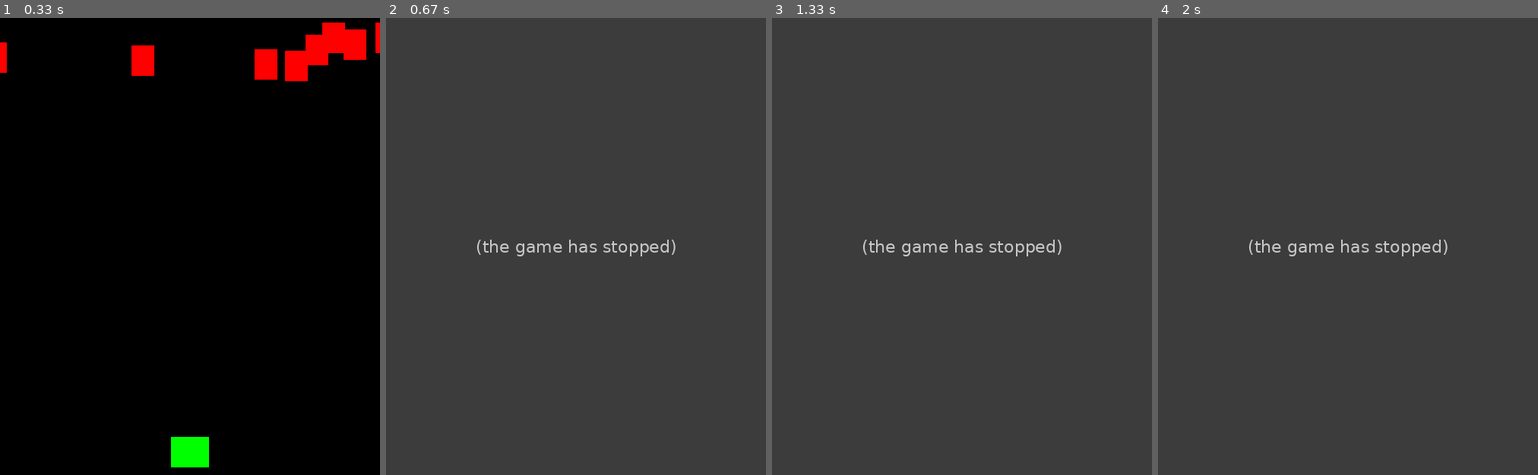
Above: before the commit, frames 1-4 (left to right).
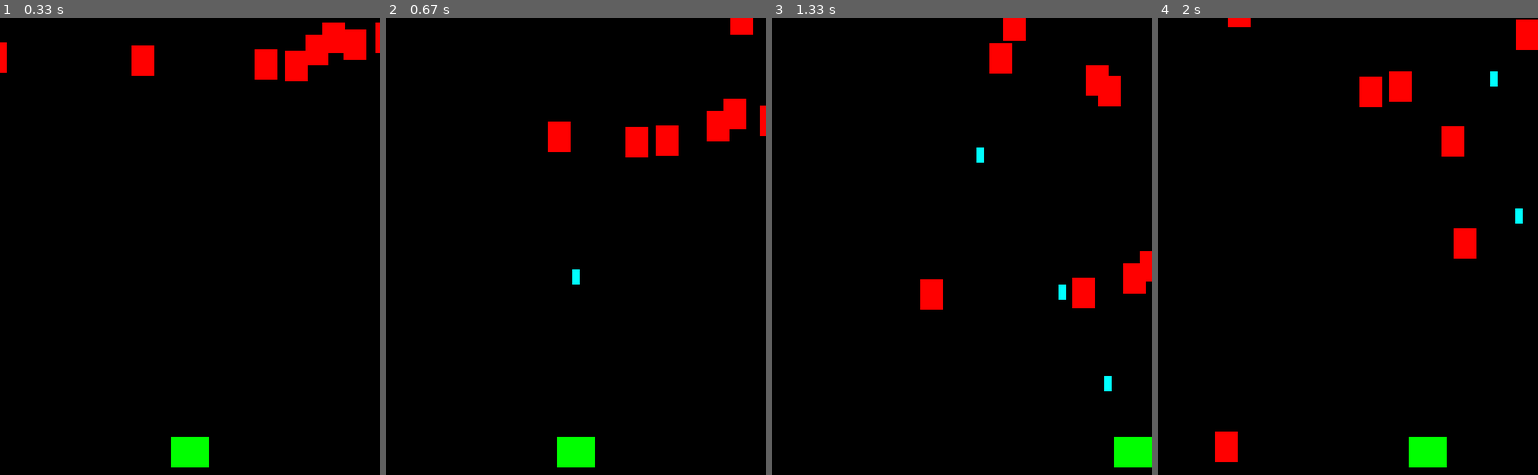
Above: after the commit, the same moments.

Repository: Liuian/MyFirstPygame
Game: pygame game, started from main.py
The game is run twice, just before and just after one commit, with the same random seed, the same clock (stepped at 60 frames per second) and the same inputs.
Inputs:
- Up to frame 1 (0.33 s): no input
- Up to frame 2 (0.67 s): tap Space at 0.33 s
- Up to frame 3 (1.33 s): hold Right 0.67-1.13 s; tap Space at 0.73, 1.03, 1.23 s; hold Right from 1.17 s (still down)
- Up to frame 4 (2 s): tap Space at 1.53, 1.73 s; release Right at 1.63 s; hold Left from 1.67 s (still down)

Frame 1 is identical in both runs. In frame 2, 100% of the frame differs, in the area x 0-100%, y 0-100%; in frame 3, 100%; in frame 4, 100%.
Error before the commit: NameError: name 'player' is not defined (main.py line 95); the game stopped at 0.33 s (later frames are placeholders)

Commit message:
finished on the whole

Diff:
--- a/main.py
+++ b/main.py
@@ -1,16 +1,19 @@
 #sprite(精靈)
 import pygame
 import random
+import os
 
 FPS = 60    #constant variable used to be all capital
 WIDTH = 500
 HEIGHT = 600
 
 #初始化 ＆ 創建視窗
-pygame.init()
+pygame.init()   #載入圖片之前要初始化
 screen = pygame.display.set_mode((WIDTH, HEIGHT))
 pygame.display.set_caption("MyFirstPygame") #change display screen's title
 clock = pygame.time.Clock()
+
+#import image 要統一路徑寫法 使用os模組
 
 class Player(pygame.sprite.Sprite):
     def __init__(self):
@@ -24,7 +27,6 @@
         #self.rect.x = 200                       #最左上為的點 x = 200
         #self.rect.y = 200
         #self.rect.center = (WIDTH / 2, HEIGHT - 10) #點設在圖片中間
-
     def update(self):
         key_pressed = pygame.key.get_pressed()  #回傳按鍵有沒有被按的布林值
         if key_pressed[pygame.K_RIGHT]:         #如果右鍵有被按 K_a a鍵
@@ -34,12 +36,12 @@
 
         if self.rect.right > WIDTH:
             self.rect.right = WIDTH
-        elif self. rect.left < 0:
+        elif self.rect.left < 0:
             self.rect.left = 0
-
     def shoot(self):
         bullet = Bullet(self.rect.centerx, self.rect.top)
         all_sprites.add(bullet)                             #add bullet into sprite group
+        bullets.add(bullet)
 
 class Rock(pygame.sprite.Sprite):
     def __init__(self):
@@ -64,22 +66,26 @@
     def __init__(self, x, y):                   #sent player's location
         pygame.sprite.Sprite.__init__(self)
         self.image = pygame.Surface((10, 20))   #the image to display
-        self.image.fill((255, 255, 255))
+        self.image.fill((0, 255, 255))
         self.rect = self.image.get_rect()       #定位 匡起來 #get_rect :在pygame拿一個平台
         self.rect.centerx = x
-        self.rect.buttom = y
+        self.rect.bottom = y
         self.speedy = -10
     def update(self):
         self.rect.y += self.speedy
-        if(self.rect.buttom < 0):
+        if(self.rect.bottom < 0):
             self.kill()
+#creat group
+all_sprites = pygame.sprite.Group() #創建一個sprite的群組
+rocks = pygame.sprite.Group()
+bullets = pygame.sprite.Group()
 
-all_sprites = pygame.sprite.Group() #創建一個sprite的群組
-Player = Player()                   #創一個物件
-all_sprites.add(Player)             #把Player加進群組
+player = Player()                   #創一個物件
+all_sprites.add(player)             #把Player加進群組
 for i in range(0, 8):
     r = Rock()
     all_sprites.add(r)
+    rocks.add(r)
 
 #遊戲迴圈
 running = True
@@ -96,7 +102,15 @@
 
     #update game
     all_sprites.update()        #執行每個物件的update函式
+    hits = pygame.sprite.groupcollide(rocks, bullets, True, True)  #True = want to delete element 函式可以回傳字典 回傳hit 是撞到
+    for hit in hits:    #不懂這裡用法問什麼事for
+        r = Rock()
+        all_sprites.add(r)
+        rocks.add(r)
 
+    hits = pygame.sprite.spritecollide(player, rocks, False)    #player是飛船 rocks 是群組
+    if hits:
+        running = False
     #display
     screen.fill((0, 0, 0))      #screen.fill((R, G, B))#fill : fill in color
     all_sprites.draw(screen)    #把all_sprite內的東西全部畫出來
Binary file added: img/background.png
Binary file added: img/bullet.png
Binary file added: img/expl0.png
Binary file added: img/expl1.png
Binary file added: img/expl2.png
Binary file added: img/expl3.png
Binary file added: img/expl4.png
Binary file added: img/expl5.png
Binary file added: img/expl6.png
Binary file added: img/expl7.png
Binary file added: img/expl8.png
Binary file added: img/gun.png
(and 19 more such lines)
